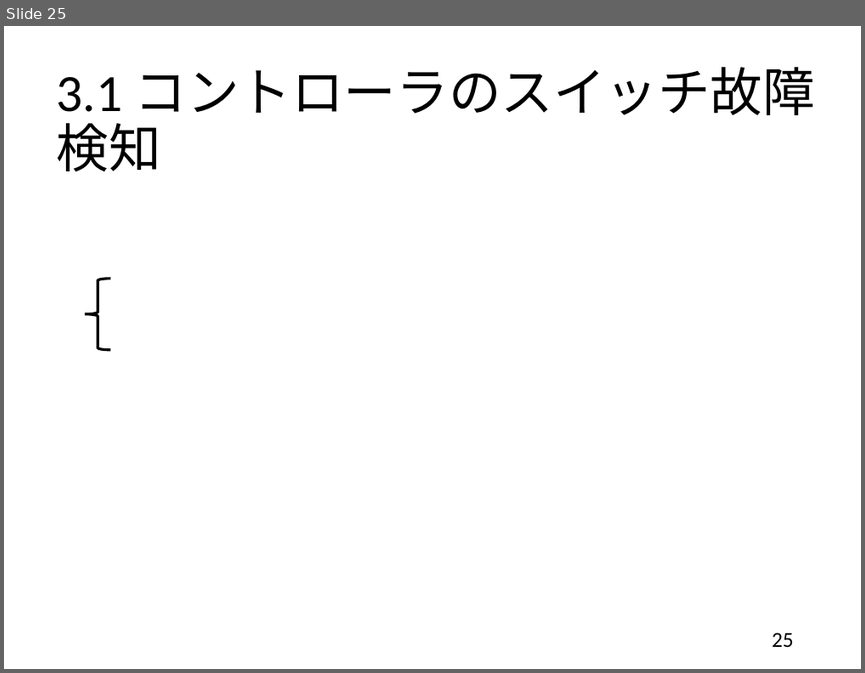
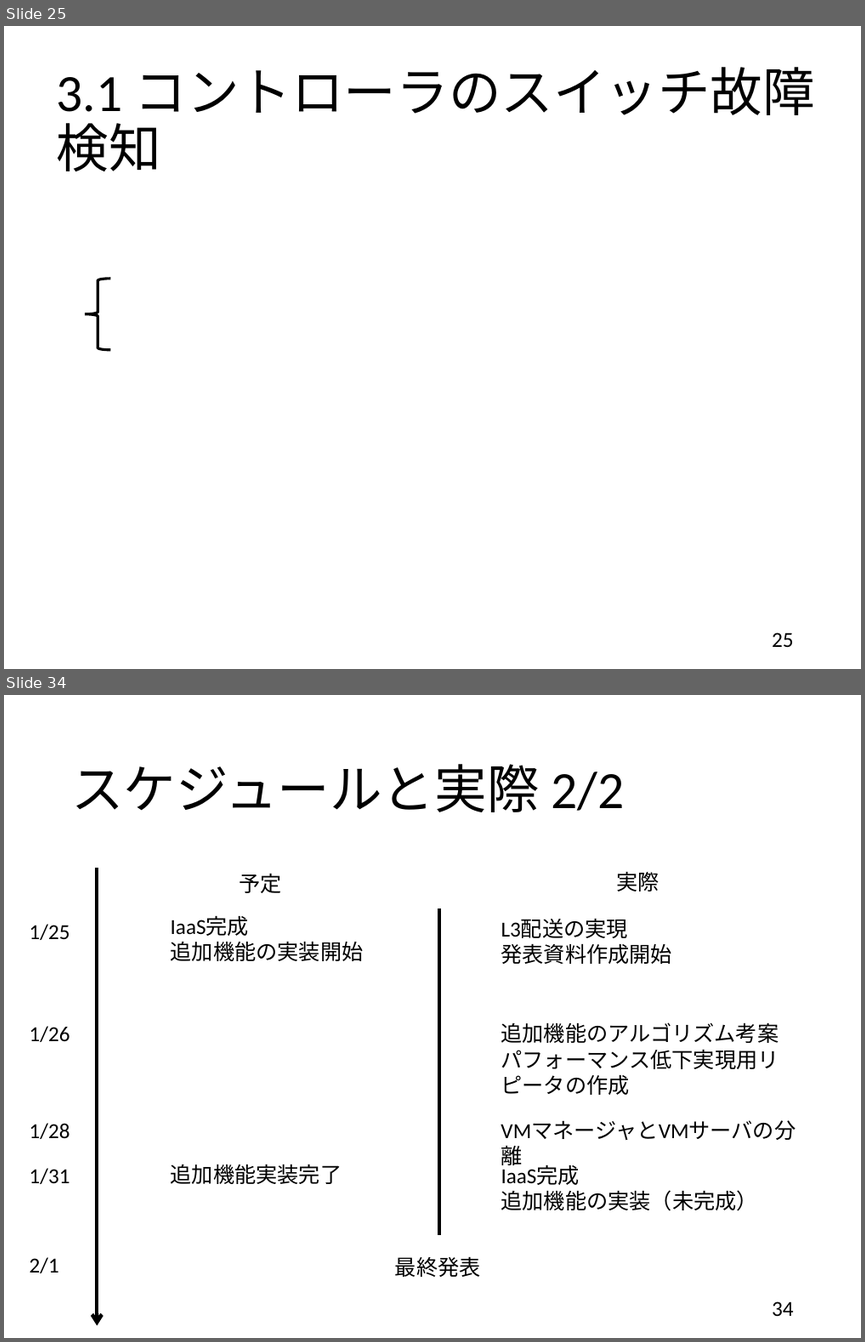
Before and after one commit to handai-trema/IaaS-amn, a slide deck: report_slide.pptx. Shown one above the other, each under a label of ours: slide 25 before the commit, slides 25 and 34 after it; the slides between them are not shown. The pictures are 865x673 and 865x1342 pixels, drawn with LibreOffice and Linux fonts; fonts in the diff are those of the drawing; grey boxes stand for pictures. Boxes give left, top, right and bottom in pixels: in the first picture for what was removed or moved away, otherwise in the second. Text is boxed around its words. In the diff, an @@ line names an element or a change of style, - is before the commit and + after.

```diff
--- a/report_slide.pptx
+++ b/report_slide.pptx
@@ slide 34 added at [4,695,861,1338], background #FFFFFF @@
@@ title added at [71,764,624,812], 44 pt, text #000000 @@
+スケジュールと実際 2/2
@@ arrow added from (97, 868) to (97, 1326), #000000 3 pt @@
@@ text added at [239,873,281,893], 18 pt, text #000000 @@
+予定
@@ text added at [616,871,658,891], 18 pt, text #000000 @@
+実際
@@ text added at [30,924,70,940], 18 pt, text #000000 @@
+1/25
@@ text added at [171,916,364,961], 18 pt, text #000000 @@
+IaaS完成
+追加機能の実装開始
@@ line added from (439, 908) to (439, 1235), #000000 3 pt @@
@@ text added at [501,919,673,964], 18 pt, text #000000 @@
+L3配送の実現
+発表資料作成開始
@@ text added at [30,1026,70,1042], 18 pt, text #000000 @@
+1/26
@@ text added at [501,1022,779,1095], 18 pt, text #000000 @@
+追加機能のアルゴリズム考案
+パフォーマンス低下実現用リピータの作成
@@ text added at [30,1123,70,1139], 18 pt, text #000000 @@
+1/28
@@ text added at [493,1112,822,1146], 18 pt, text #000000 @@
+VMマネージャとVMサーバの分離
@@ text added at [30,1168,70,1184], 18 pt, text #000000 @@
+1/31
@@ text added at [171,1163,342,1184], 18 pt, text #000000 @@
+追加機能実装完了
@@ text added at [501,1165,758,1211], 18 pt, text #000000 @@
+IaaS完成
+追加機能の実装（未完成）
@@ text added at [30,1257,59,1273], 18 pt, text #000000 @@
+2/1
@@ text added at [395,1256,481,1276], 18 pt, text #000000 @@
+最終発表
@@ page number added at [772,1301,794,1315], 18 pt, text #000000 @@
+34
```
Also in this commit, not shown: 22 slides changed, 6 other slides added, 5 slides removed.
